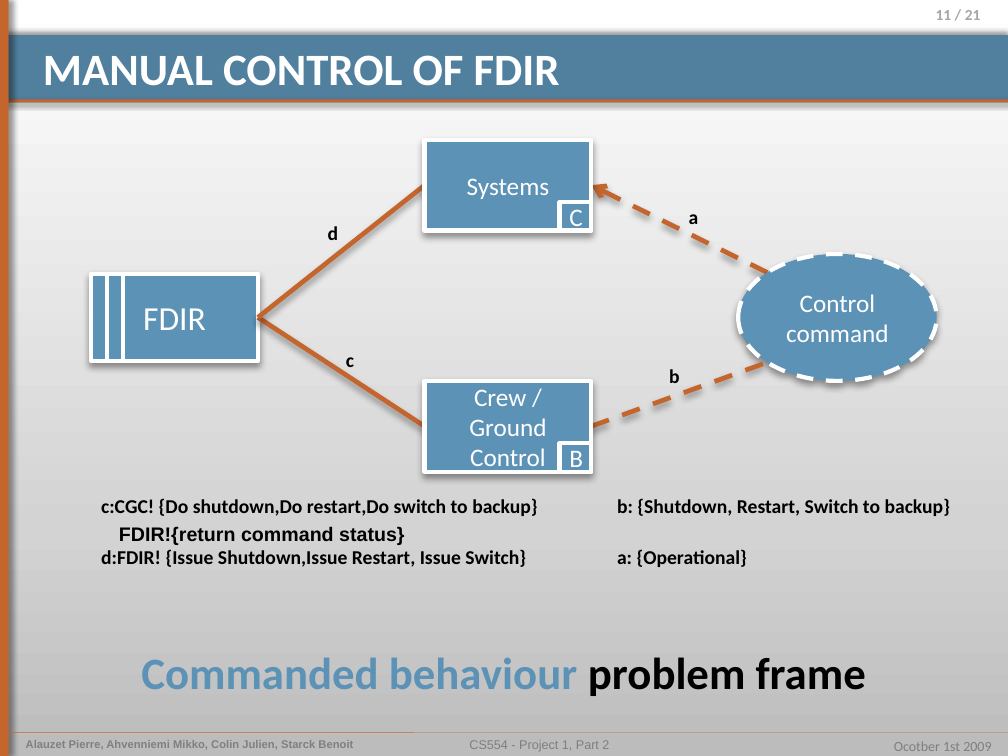
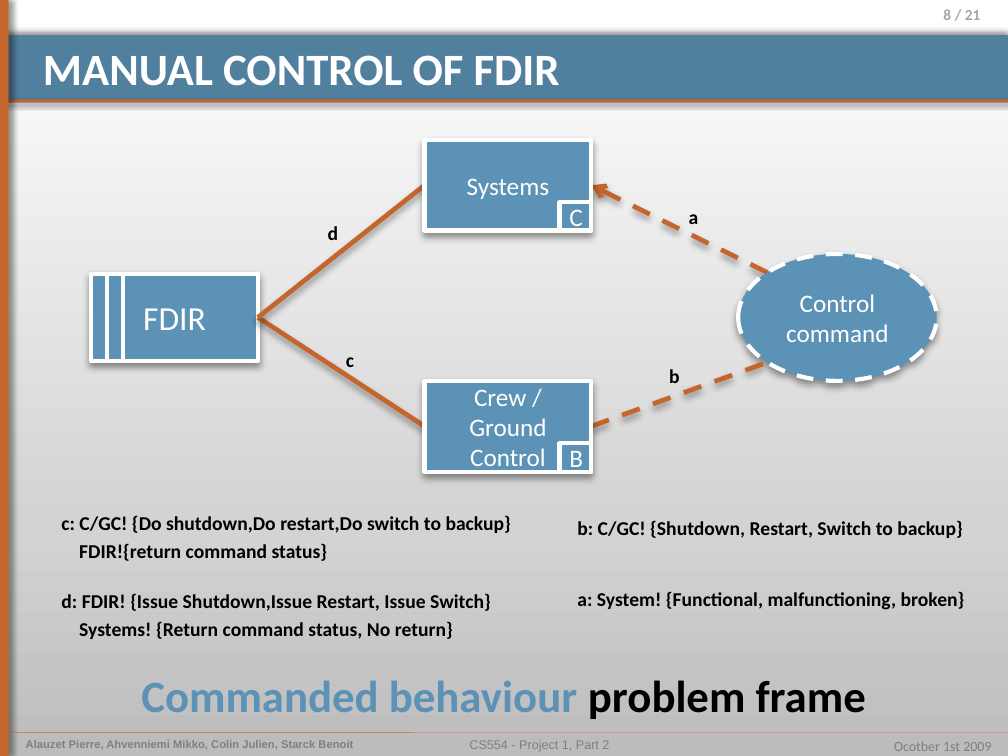
Before and after one commit to pierrealauzet/euroteam, a slide deck: slide 8 of Project 1/Part 2/CS554_EuroTeam_Problem_Frames.pptx (slide 11 before the commit). Drawn at 1008x756 pixels with LibreOffice and Linux fonts; fonts in the diff are those of the drawing. Boxes give left, top, right and bottom in pixels: in the first picture for what was removed or moved away, otherwise in the second. Text is boxed around its words. In the diff, an @@ line names an element or a change of style, - is before the commit and + after.

```diff
--- a/Project 1/Part 2/CS554_EuroTeam_Problem_Frames.pptx
+++ b/Project 1/Part 2/CS554_EuroTeam_Problem_Frames.pptx
@@ page number at <box>943,9,981,20</box>: text changed @@
-11 / 21
+8 / 21
@@ text "c: C/GC! {Do shutdown,Do restart,Do ...": place and size @@
-text "c: C/GC! {Do shutdown,Do restart,Do ..." at <box>101,498,537,545</box>
+text "c: C/GC! {Do shutdown,Do restart,Do ..." at <box>61,515,511,561</box>
@@ text at <box>61,515,511,533</box>: text changed @@
-c:CGC! {Do shutdown,Do restart,Do switch to backup}
+c: C/GC! {Do shutdown,Do restart,Do switch to backup}
@@ text at <box>577,520,962,538</box>: text changed @@
-b: {Shutdown, Restart, Switch to backup}
+b: C/GC! {Shutdown, Restart, Switch to backup}
@@ text at <box>79,543,328,561</box>: font Arial to Calibri in "FDIR!{return command status}" @@
@@ text at <box>61,593,491,639</box>: text changed @@
-d:FDIR! {Issue Shutdown,Issue Restart, Issue Switch}
+d: FDIR! {Issue Shutdown,Issue Restart, Issue Switch}
+Systems! {Return command status, No return}
@@ text at <box>577,591,965,610</box>: text changed @@
-a: {Operational}
+a: System! {Functional, malfunctioning, broken}
@@ text "Commanded behaviour problem frame": place and size @@
-text "Commanded behaviour problem frame" at <box>141,657,866,696</box>
+text "Commanded behaviour problem frame" at <box>141,680,866,719</box>
```
Also in this commit, not shown: 10 other slides changed, 3 slides added, 2 slides removed.
